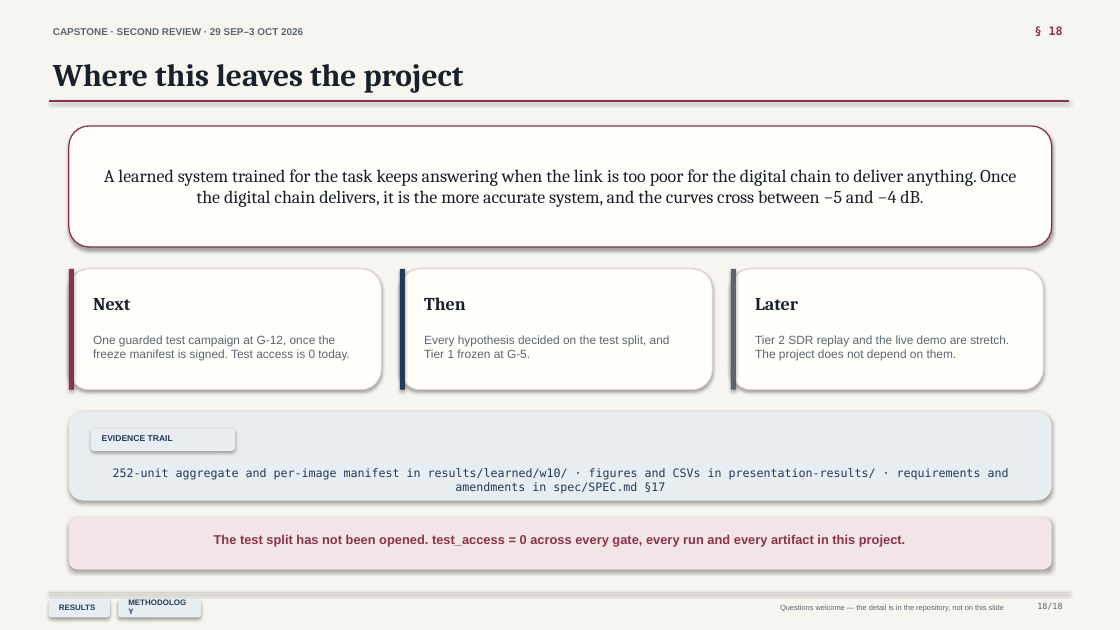
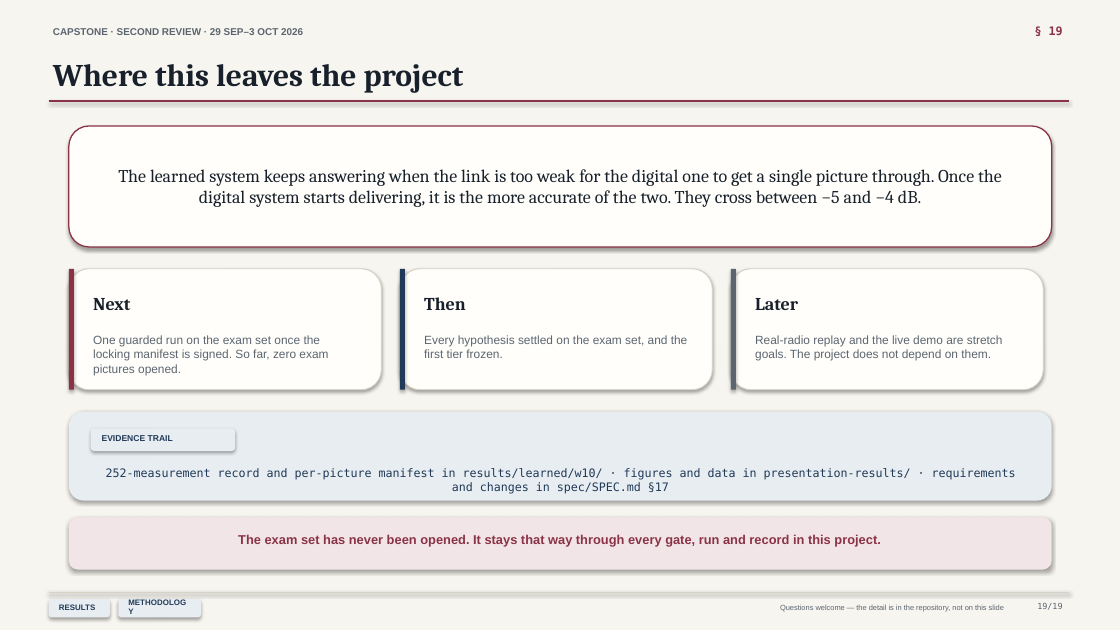
Before and after one commit to nxck2005/capstone, a slide deck: slide 19 of deliverables/review-2/semantic-communication-second-review.pptx (slide 18 before the commit). Drawn at 1120x630 pixels with LibreOffice and Linux fonts; fonts in the diff are those of the drawing. Boxes give left, top, right and bottom in pixels: in the first picture for what was removed or moved away, otherwise in the second. Text is boxed around its words. In the diff, an @@ line names an element or a change of style, - is before the commit and + after.

```diff
--- a/deliverables/review-2/semantic-communication-second-review.pptx
+++ b/deliverables/review-2/semantic-communication-second-review.pptx
@@ text at (118, 169, 1002, 207): text changed @@
-A learned system trained for the task keeps answering when the link is too poor for the digital chain to deliver anything. Once the digital chain delivers, it is the more accurate system, and the curves cross between −5 and −4 dB.
+The learned system keeps answering when the link is too weak for the digital one to get a single picture through. Once the digital system starts delivering, it is the more accurate of the two. They cross between −5 and −4 dB.
@@ text at (93, 335, 328, 375): text changed @@
-One guarded test campaign at G-12, once the freeze manifest is signed. Test access is 0 today.
+One guarded run on the exam set once the locking manifest is signed. So far, zero exam pictures opened.
@@ text at (424, 335, 688, 358): text changed @@
-Every hypothesis decided on the test split, and Tier 1 frozen at G-5.
+Every hypothesis settled on the exam set, and the first tier frozen.
@@ text at (755, 335, 1003, 361): text changed @@
-Tier 2 SDR replay and the live demo are stretch. The project does not depend on them.
+Real-radio replay and the live demo are stretch goals. The project does not depend on them.
@@ text at (106, 468, 1016, 494): text changed @@
-252-unit aggregate and per-image manifest in results/learned/w10/ · figures and CSVs in presentation-results/ · requirements and amendments in spec/SPEC.md §17
+252-measurement record and per-picture manifest in results/learned/w10/ · figures and data in presentation-results/ · requirements and changes in spec/SPEC.md §17
@@ text at (238, 534, 880, 547): text changed @@
-The test split has not been opened. test_access = 0 across every gate, every run and every artifact in this project.
+The exam set has never been opened. It stays that way through every gate, run and record in this project.
```
Also in this commit, not shown: 16 other slides changed, 2 slides added, 1 slide removed, 25 other files.
